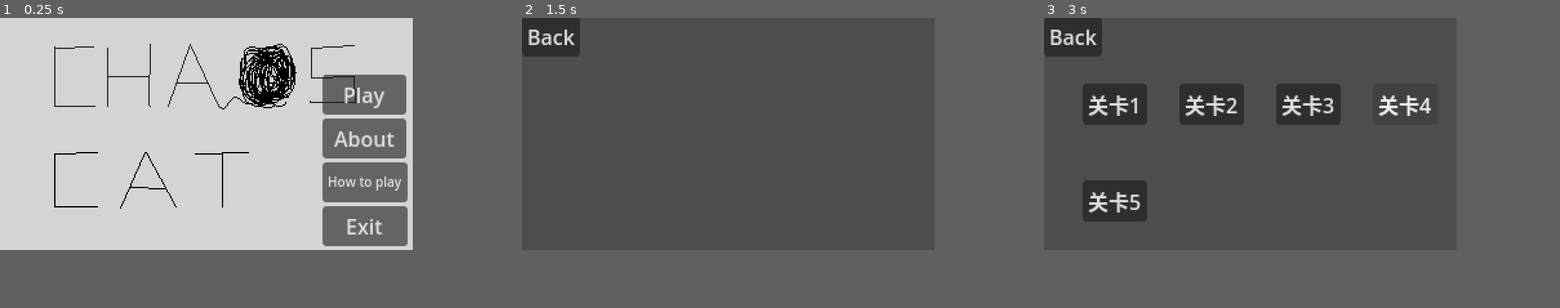
Above: before the commit, frames 1-3 (left to right).
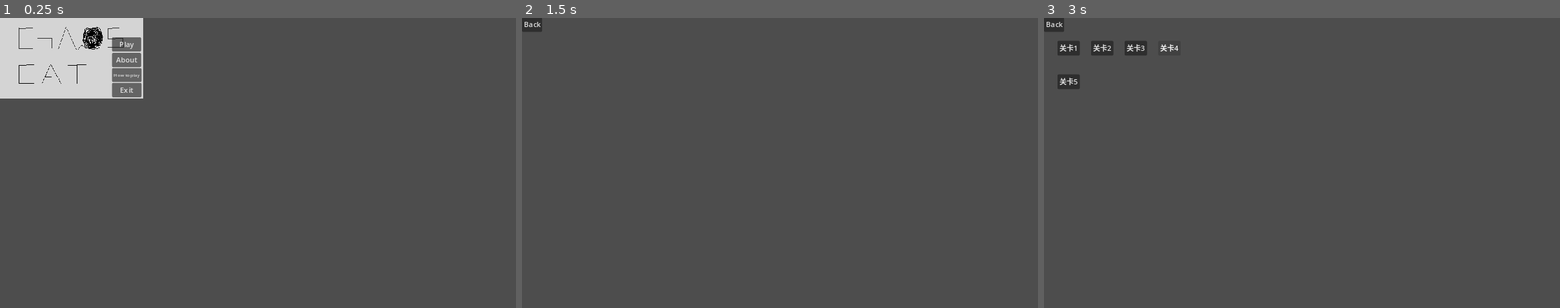
Above: after the commit, the same moments.

Repository: lzcm729/cat-and-string-ball
Game: Godot game, scene res://GUI/start_menu.tscn
The game is run twice, just before and just after one commit, with the same random seed, the same clock (stepped at 60 frames per second) and the same inputs.
Inputs:
- Up to frame 1 (0.25 s): no input
- Up to frame 2 (1.5 s): click "Play" at 0.5 s; click "关卡1" at 1.25 s
- Up to frame 3 (3 s): click "Back" at 2 s; click "Play" at 2.75 s
In our replay, the window is 640x360 before the commit and 800x450 after it. These sizes can differ from the game's own. Grey fills any space a smaller window leaves; there, only what the larger window draws over its background counts as a difference.

The runs differ from the first frame. In frame 1, 50% of the frame differs, in the area x 0-80%, y 0-80%; in frame 2, 1.3%; in frame 3, 8.8%.

Commit message:
随着滚动距离球体变小

Diff:
--- /dev/null
+++ b/Platform.tscn
@@ -0,0 +1,14 @@
+[gd_scene load_steps=3 format=3 uid="uid://3iyqigiyk7np"]
+
+[sub_resource type="PlaceholderTexture2D" id="PlaceholderTexture2D_88p4d"]
+size = Vector2(20, 20)
+
+[sub_resource type="RectangleShape2D" id="RectangleShape2D_qpyf7"]
+
+[node name="StaticBody2D" type="StaticBody2D"]
+
+[node name="Sprite2D" type="Sprite2D" parent="."]
+texture = SubResource("PlaceholderTexture2D_88p4d")
+
+[node name="CollisionShape2D" type="CollisionShape2D" parent="."]
+shape = SubResource("RectangleShape2D_qpyf7")
--- /dev/null
+++ b/StringBall/StringBall.gd
@@ -0,0 +1,50 @@
+extends RigidBody2D
+
+#@onready var sprite = $Sprite2D
+#@onready var collision = $CollisionShape2D
+
+var size = 100
+var recorded_position
+const single_scaling_factor = Vector2(0.99, 0.99)
+
+# Called when the node enters the scene tree for the first time.
+func _ready():
+	apply_central_force((Vector2(10000, 0)))
+	recorded_position = position
+
+
+# Called every frame. 'delta' is the elapsed time since the previous frame.
+func _process(delta):
+	pass
+
+
+func _physics_process(delta):
+	#print(sprite.get_scale())
+	#sprite.apply_scale(sprite.get_scale()*0.9)
+	#collision.apply_scale(collision.get_scale()*0.9)
+	#print(sprite.get_scale())
+	var delta_position = abs(position - recorded_position)
+	recorded_position = position
+	var distance = delta_position.x + delta_position.y
+	print(distance)
+	Scale(MapDistanceToScale(distance))
+	pass
+
+func _on_timer_timeout():
+	#print(collision.get_scale())
+	Scale(single_scaling_factor)
+	#print(collision.get_scale())
+
+func Scale(factor:Vector2):
+	# 碰撞按比例缩小
+	$CollisionShape2D.apply_scale(factor)
+	# sprite需要其他方案
+	$Sprite2D.apply_scale(factor)
+
+func MapDistanceToScale(distance:float) -> Vector2:
+	var res = pow(0.99, distance/10)
+	return Vector2(res, res)
+
+# 随着缩小要留下印迹
+func DrawFootprint():
+	pass
--- /dev/null
+++ b/StringBall/StringBall.tscn
@@ -0,0 +1,24 @@
+[gd_scene load_steps=4 format=3 uid="uid://b36bl5hadkdtm"]
+
+[ext_resource type="Texture2D" uid="uid://r3wiis3e22jn" path="res://icon.svg" id="1_hre5m"]
+[ext_resource type="Script" path="res://StringBall/StringBall.gd" id="1_v6uy8"]
+
+[sub_resource type="CircleShape2D" id="CircleShape2D_eoqub"]
+
+[node name="StringBall" type="RigidBody2D"]
+angular_damp = 1.0
+script = ExtResource("1_v6uy8")
+
+[node name="Timer" type="Timer" parent="."]
+process_callback = 0
+wait_time = 0.2
+
+[node name="Sprite2D" type="Sprite2D" parent="."]
+scale = Vector2(0.5, 0.5)
+texture = ExtResource("1_hre5m")
+
+[node name="CollisionShape2D" type="CollisionShape2D" parent="."]
+scale = Vector2(4.5, 4.5)
+shape = SubResource("CircleShape2D_eoqub")
+
+[connection signal="timeout" from="Timer" to="." method="_on_timer_timeout"]
--- /dev/null
+++ b/Test Scene.tscn
@@ -0,0 +1,22 @@
+[gd_scene load_steps=3 format=3 uid="uid://dpi65dkaiaa37"]
+
+[ext_resource type="PackedScene" uid="uid://b36bl5hadkdtm" path="res://StringBall/StringBall.tscn" id="2_6d2f1"]
+[ext_resource type="PackedScene" uid="uid://3iyqigiyk7np" path="res://Platform.tscn" id="2_v2pje"]
+
+[node name="TestScene" type="Node2D"]
+
+[node name="StringBall" parent="." instance=ExtResource("2_6d2f1")]
+position = Vector2(103, 103)
+
+[node name="Platform" parent="." instance=ExtResource("2_v2pje")]
+position = Vector2(392, 228)
+scale = Vector2(36.76, 2.24)
+
+[node name="Platform2" parent="." instance=ExtResource("2_v2pje")]
+position = Vector2(771, 553)
+scale = Vector2(36.76, 2.24)
+
+[node name="Platform3" parent="." instance=ExtResource("2_v2pje")]
+position = Vector2(950, 395)
+rotation = 1.86208
+scale = Vector2(11.9515, 2.24)
--- a/project.godot
+++ b/project.godot
@@ -17,11 +17,14 @@
 
 [display]
 
-window/size/viewport_width=320
-window/size/viewport_height=180
 window/size/window_width_override=1280
 window/size/window_height_override=720
-window/stretch/mode="viewport"
+window/stretch/mode="canvas_items"
+
+[physics]
+
+2d/default_linear_damp=0.0
+2d/default_angular_damp=0.0
 
 [rendering]
 
